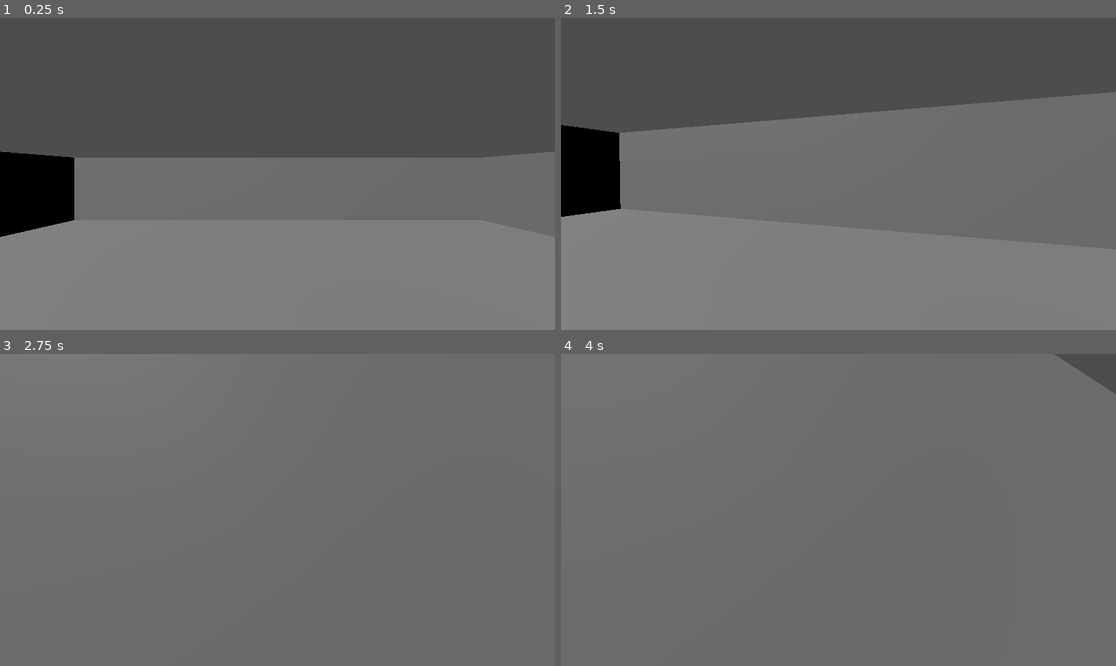
Above: before the commit, frames 1-4 (two rows, left to right).
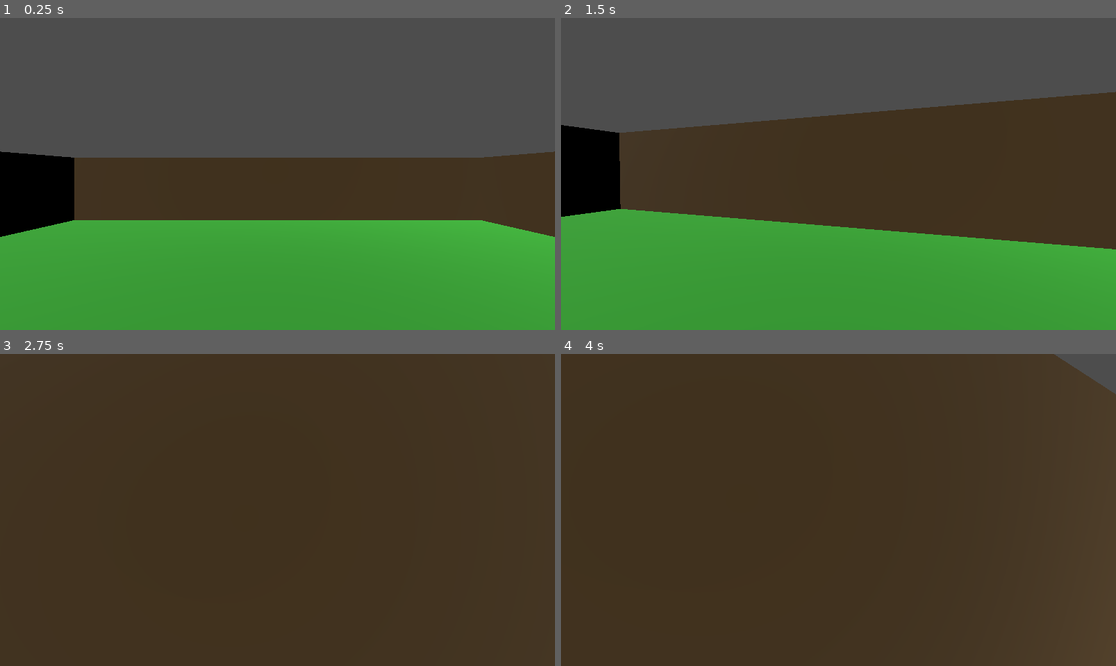
Above: after the commit, the same moments.

Repository: simSmulders/Hello-World-3D
Game: Godot game, scene res://scenes/node_3d.tscn
The game is run twice, just before and just after one commit, with the same random seed, the same clock (stepped at 60 frames per second) and the same inputs.
Inputs (mouse positions are in pixels of both pictures, inside the frame that each line leads up to):
- Up to frame 1 (0.25 s): no input
- Up to frame 2 (1.5 s): tap Enter (ui_accept) at 0.5, 0.77 s; move the mouse to (866, 174) at 0.52 s; hold Up (ui_up) from 0.53 s (still down); move the mouse to (810, 174) at 1.27 s
- Up to frame 3 (2.75 s): keep holding Up (ui_up); tap Enter (ui_accept) at 1.52 s; move the mouse to (288, 503) at 2.02 s
- Up to frame 4 (4 s): keep holding Up (ui_up); tap Enter (ui_accept) at 2.75, 3.02, 3.5, 3.77 s; move the mouse to (832, 516) at 2.77 s; move the mouse to (877, 513) at 3.52 s

The runs differ from the first frame. In frame 1, 52% of the frame differs, in the area x 0-100%, y 42-100%; in frame 2, 66%; in frame 3, 100%, in the area x 0-100%, y 0-100%; in frame 4, 99%.

Commit message:
main: added material overwrite for wall color

Diff:
--- a/scenes/node_3d.tscn
+++ b/scenes/node_3d.tscn
@@ -1,6 +1,7 @@
 [gd_scene format=3 uid="uid://bik2t16160r53"]
 
 [ext_resource type="Script" uid="uid://cwok17qf73bo5" path="res://scenes/player.gd" id="1_tyffc"]
+[ext_resource type="Material" uid="uid://dyc243kj4y8mp" path="res://scenes/wall_material.tres" id="2_ns6u7"]
 
 [sub_resource type="CapsuleShape3D" id="CapsuleShape3D_tyffc"]
 
@@ -9,6 +10,9 @@
 
 [sub_resource type="BoxMesh" id="BoxMesh_tyffc"]
 size = Vector3(20, 1, 20)
+
+[sub_resource type="StandardMaterial3D" id="StandardMaterial3D_tyffc"]
+albedo_color = Color(0.21960784, 0.6745098, 0.2, 1)
 
 [sub_resource type="BoxShape3D" id="BoxShape3D_ns6u7"]
 size = Vector3(20, 3, 0.5)
@@ -55,6 +59,7 @@
 
 [node name="MeshInstance3D" type="MeshInstance3D" parent="Ground" unique_id=1859355255]
 mesh = SubResource("BoxMesh_tyffc")
+surface_material_override/0 = SubResource("StandardMaterial3D_tyffc")
 
 [node name="DirectionalLight3D" type="DirectionalLight3D" parent="." unique_id=1473289413]
 transform = Transform3D(0.70710677, 0.49999997, -0.49999997, 0, 0.70710677, 0.70710677, 0.70710677, -0.49999997, 0.49999997, 0, 0, 0)
@@ -68,6 +73,7 @@
 
 [node name="MeshInstance3D" type="MeshInstance3D" parent="NorthWall" unique_id=1709376427]
 mesh = SubResource("BoxMesh_5t4e2")
+surface_material_override/0 = ExtResource("2_ns6u7")
 
 [node name="SouthWall" type="StaticBody3D" parent="." unique_id=2090622349]
 transform = Transform3D(1, 0, 0, 0, 1, 0, 0, 0, 1, 0, 1.5, 10)
@@ -78,6 +84,7 @@
 
 [node name="MeshInstance3D" type="MeshInstance3D" parent="SouthWall" unique_id=51014660]
 mesh = SubResource("BoxMesh_oqwcg")
+surface_material_override/0 = ExtResource("2_ns6u7")
 
 [node name="WestWall" type="StaticBody3D" parent="." unique_id=710975473]
 transform = Transform3D(1, 0, 0, 0, 1, 0, 0, 0, 1, -10, 1.5, 0)
@@ -88,6 +95,7 @@
 
 [node name="MeshInstance3D" type="MeshInstance3D" parent="WestWall" unique_id=823895908]
 mesh = SubResource("BoxMesh_10v3s")
+surface_material_override/0 = ExtResource("2_ns6u7")
 
 [node name="EastWall" type="StaticBody3D" parent="." unique_id=171365557]
 transform = Transform3D(1, 0, 0, 0, 1, 0, 0, 0, 1, 10, 1.5, 0)
@@ -98,3 +106,4 @@
 
 [node name="MeshInstance3D" type="MeshInstance3D" parent="EastWall" unique_id=1493148099]
 mesh = SubResource("BoxMesh_b2yaj")
+surface_material_override/0 = ExtResource("2_ns6u7")
--- /dev/null
+++ b/scenes/wall_material.tres
@@ -0,0 +1,4 @@
+[gd_resource type="StandardMaterial3D" format=3 uid="uid://dyc243kj4y8mp"]
+
+[resource]
+albedo_color = Color(0.32585573, 0.24125338, 0.11927476, 1)
